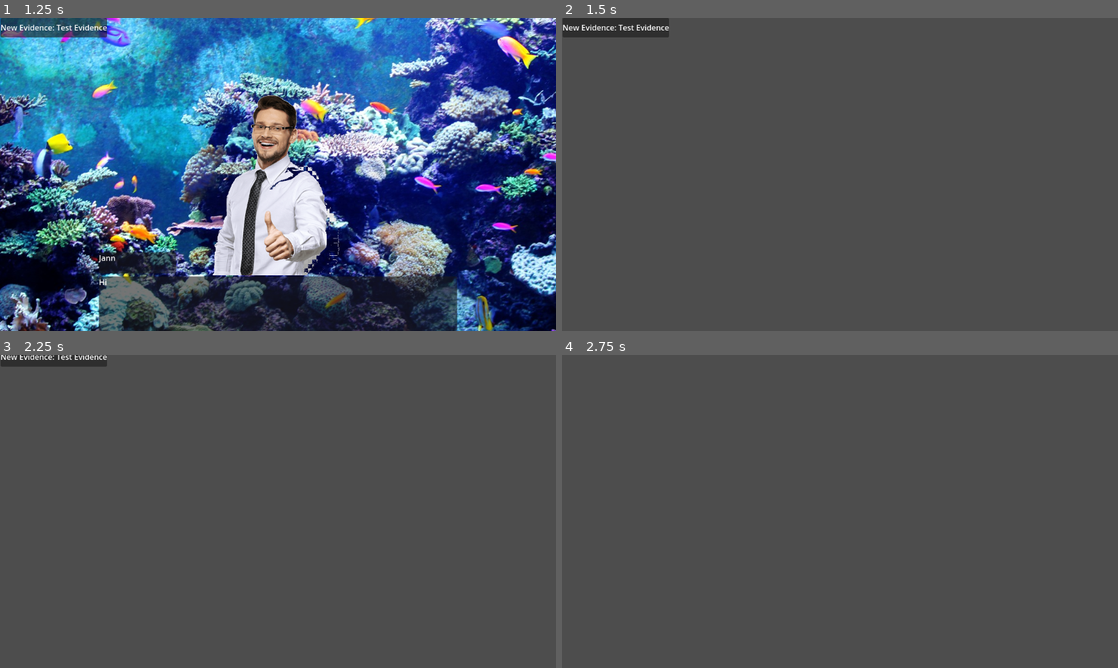
Above: before the commit, frames 1-4 (two rows, left to right).
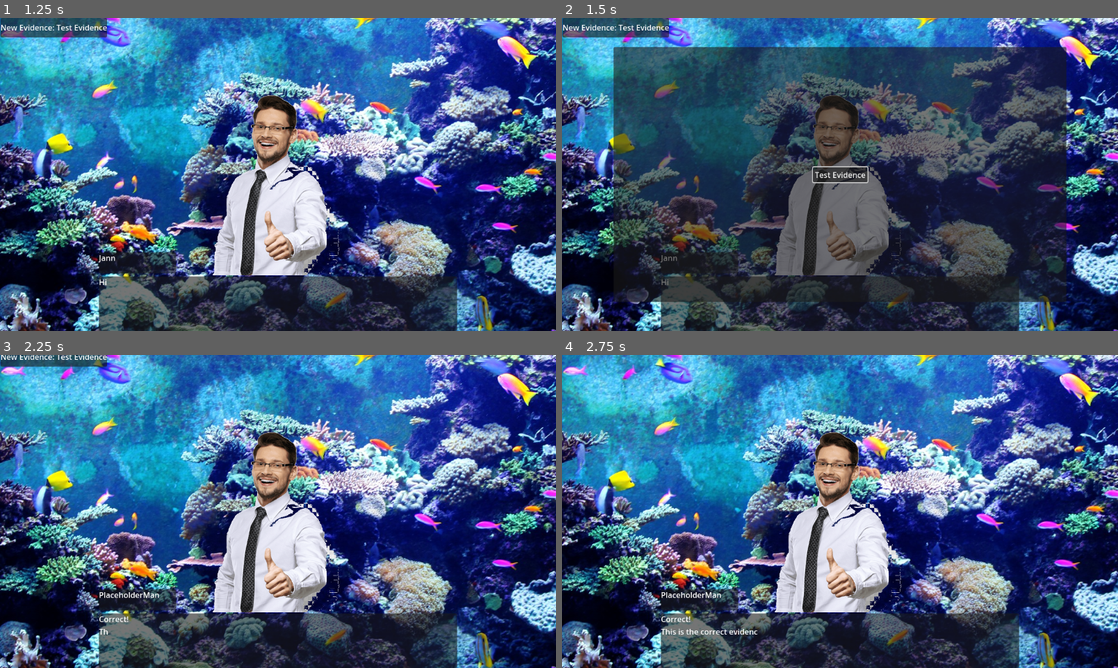
Above: after the commit, the same moments.

Repository: LeslieLlama/ConnectionsNovel
Game: Godot game, scene res://Scenes/main_scene.tscn
Same seed, same stepped clock (60 frames per second), same inputs: the game is played once before the commit and once after it.
Inputs (mouse positions are in pixels of both pictures, inside the frame that each line leads up to):
- Up to frame 1 (1.25 s): tap Enter at 0.5 s; move the mouse to (400, 158) at 0.52 s; press the mouse at (400, 158) at 0.53 s
- Up to frame 2 (1.5 s): move the mouse to (728, 190) at 1.27 s; release the mouse at (728, 190) at 1.28 s; click (728, 190) at 1.35 s
- Up to frame 3 (2.25 s): click (278, 511) at 2 s, where only the run after the commit has a clickable "Test Evidence"
- Up to frame 4 (2.75 s): no input

Frame 1 is identical in both runs. In frame 2, 91% of the frame differs, in the area x 0-100%, y 0-100%; in frame 3, 98%; in frame 4, 98%.

Commit message:
add evidence picker

Diff:
--- a/Dialogue/DialogueScene/dialogue_scene.gd
+++ b/Dialogue/DialogueScene/dialogue_scene.gd
@@ -1,4 +1,6 @@
 extends Control
+
+const EVIDENCE_PICKER = preload("res://Evidence/EvidencePicker/evidence_picker.tscn")
 
 @onready var textbox: Label = %Textbox
 @onready var portrait: TextureRect = %Portrait
@@ -14,10 +16,27 @@
 
 func do_encounter(encounter: Encounter):
 	background.texture = encounter.location.background
-	for line in encounter.main_conversation.lines:
+	await display_conversation(encounter.main_conversation)
+
+	if Inventory.evidence:
+		var evidence_picker = EVIDENCE_PICKER.instantiate()
+		add_child(evidence_picker)
+
+		await get_tree().process_frame
+		var picked_evidence = await evidence_picker.choose()
+
+
+		if picked_evidence in encounter.presented_evidence:
+			await display_conversation(encounter.presented_evidence[picked_evidence])
+		else:
+			await display_conversation(encounter.failed_evidence)
+
+func display_conversation(conversation: Conversation):
+	for line in conversation.lines:
 		await display_line(line)
 
 func display_line(line: ConversationLine):
+	textbox.show()
 	textbox.text = line.text
 	if line.speaker_sprite:
 		current_speaker_name = line.speaker_sprite.character.character_name
--- a/Encounters/Encounters/Testing/test_encounter.tres
+++ b/Encounters/Encounters/Testing/test_encounter.tres
@@ -7,6 +7,17 @@
 [ext_resource type="Script" uid="uid://dm4hymlpjhfx" path="res://Encounters/encounter.gd" id="3_k05pn"]
 [ext_resource type="Resource" uid="uid://cjbau02eww67w" path="res://Characters/Placeholder/Sprites/placeholder_default.tres" id="3_o71hc"]
 [ext_resource type="Resource" uid="uid://ckbodbrcnxq0d" path="res://Evidence/Evidence/test_evidence.tres" id="3_pfr0u"]
+
+[sub_resource type="Resource" id="Resource_pfr0u"]
+script = ExtResource("2_pfr0u")
+is_player_speaking = false
+text = "Incorrect, this evidence is wrong..."
+metadata/_custom_type_script = "uid://cyus3nuisb47q"
+
+[sub_resource type="Resource" id="Resource_o71hc"]
+script = ExtResource("2_jim2o")
+lines = Array[ExtResource("2_pfr0u")]([SubResource("Resource_pfr0u")])
+metadata/_custom_type_script = "uid://wyclueyiircq"
 
 [sub_resource type="Resource" id="Resource_t186i"]
 script = ExtResource("2_pfr0u")
@@ -29,9 +40,24 @@
 lines = Array[ExtResource("2_pfr0u")]([SubResource("Resource_t186i"), SubResource("Resource_k63om")])
 metadata/_custom_type_script = "uid://wyclueyiircq"
 
+[sub_resource type="Resource" id="Resource_1lqv8"]
+script = ExtResource("2_pfr0u")
+is_player_speaking = false
+text = "Correct!
+This is the correct evidence."
+metadata/_custom_type_script = "uid://cyus3nuisb47q"
+
+[sub_resource type="Resource" id="Resource_mfecf"]
+script = ExtResource("2_jim2o")
+lines = Array[ExtResource("2_pfr0u")]([SubResource("Resource_1lqv8")])
+metadata/_custom_type_script = "uid://wyclueyiircq"
+
 [resource]
 script = ExtResource("3_k05pn")
 location = ExtResource("1_k63om")
 main_conversation = SubResource("Resource_bq65m")
-presented_evidence = Dictionary[ExtResource("1_egguq"), ExtResource("2_jim2o")]({})
+presented_evidence = Dictionary[ExtResource("1_egguq"), ExtResource("2_jim2o")]({
+ExtResource("3_pfr0u"): SubResource("Resource_mfecf")
+})
+failed_evidence = SubResource("Resource_o71hc")
 metadata/_custom_type_script = "uid://dm4hymlpjhfx"
--- /dev/null
+++ b/Evidence/EvidencePicker/evidence_picker.gd
@@ -0,0 +1,21 @@
+extends Control
+
+signal option_picked
+@onready var options: GridContainer = %Options
+
+func choose() -> Evidence:
+	for inventory_evidence in Inventory.evidence:
+		var new_option = Button.new()
+		new_option.action_mode = BaseButton.ACTION_MODE_BUTTON_PRESS
+		new_option.text = inventory_evidence.evidence_name
+		options.add_child(new_option)
+		new_option.pressed.connect(pick_option.bind(inventory_evidence))
+
+	options.get_child(0).grab_focus()
+
+	var option = await option_picked
+	queue_free()
+	return option
+
+func pick_option(option: Evidence):
+	option_picked.emit(option)
--- /dev/null
+++ b/Evidence/EvidencePicker/evidence_picker.tscn
@@ -0,0 +1,27 @@
+[gd_scene load_steps=2 format=3 uid="uid://cbcx8b7as03s1"]
+
+[ext_resource type="Script" uid="uid://carrtbgbimlxp" path="res://Evidence/EvidencePicker/evidence_picker.gd" id="1_x5geq"]
+
+[node name="EvidencePicker" type="Panel"]
+anchors_preset = 15
+anchor_right = 1.0
+anchor_bottom = 1.0
+offset_left = 107.0
+offset_top = 60.0
+offset_right = -107.0
+offset_bottom = -60.0
+grow_horizontal = 2
+grow_vertical = 2
+script = ExtResource("1_x5geq")
+
+[node name="Options" type="GridContainer" parent="."]
+unique_name_in_owner = true
+layout_mode = 1
+anchors_preset = 8
+anchor_left = 0.5
+anchor_top = 0.5
+anchor_right = 0.5
+anchor_bottom = 0.5
+grow_horizontal = 2
+grow_vertical = 2
+columns = 5
Not shown: 1 places in Encounters/Encounters/Testing/test_encounter.tres that only renumber resources
Not shown, added: Evidence/EvidencePicker/evidence_picker.gd.uid
